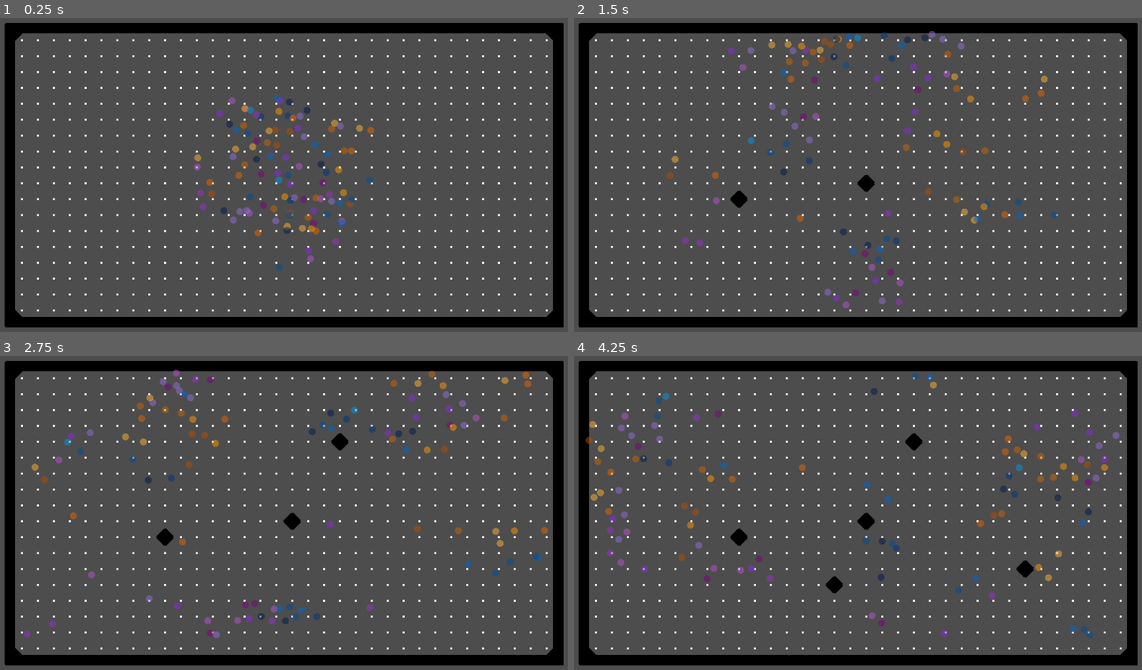
Above: before the commit, frames 1-4 (two rows, left to right).
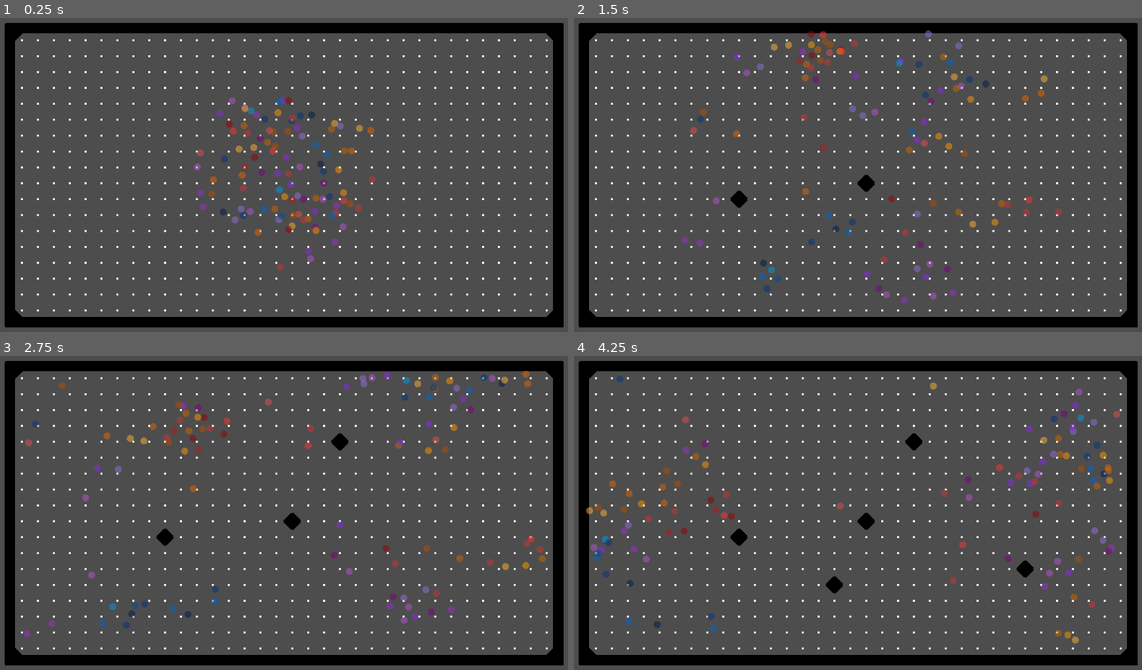
Above: after the commit, the same moments.

Repository: joesobo/EcoSystem
Game: Godot game, scene res://scenes/marching_squares.tscn
Same seed, same stepped clock (60 frames per second), same inputs: the game is played once before the commit and once after it.
Inputs (mouse positions are in pixels of both pictures, inside the frame that each line leads up to):
- Up to frame 1 (0.25 s): no input
- Up to frame 2 (1.5 s): move the mouse to (869, 181) at 0.52 s; click (869, 181) at 0.67 s; move the mouse to (738, 190) at 1.27 s; click (738, 190) at 1.42 s
- Up to frame 3 (2.75 s): move the mouse to (340, 443) at 2.02 s; click (340, 443) at 2.17 s
- Up to frame 4 (4.25 s): move the mouse to (829, 578) at 2.77 s; click (829, 578) at 2.92 s; move the mouse to (1028, 560) at 3.52 s; click (1028, 560) at 3.67 s

The runs differ from the first frame. In frame 1, 1.7% of the frame differs, in the area x 34-67%, y 24-81%; in frame 2, 3.4%; in frame 3, 3.8%; in frame 4, 4.2%, in the area x 2-97%, y 5-92%.

Commit message:
new red fish

Diff:
--- a/scripts/FishManager.gd
+++ b/scripts/FishManager.gd
@@ -30,6 +30,6 @@
 	newFish.global_position = center + Vector2(cos(angle), sin(angle)) * radius
 
 	add_child(newFish)
-	var fish_template = FishDefinition.find_template_by_index(randf() * 3)
+	var fish_template = FishDefinition.find_template_by_index(randf() * FishDefinition.fishList.size())
 	newFish.fish = fish_template
 	newFish.setup()
--- a/scripts/genetics/fishDefinitions.json
+++ b/scripts/genetics/fishDefinitions.json
@@ -1,11 +1,11 @@
 {
 	"fishSpecies": [
 		{
-			"name": "red",
-			"sprite": "/fish/red.png",
+			"name": "orange",
+			"sprite": "/fish/orange.png",
 			"products": [
 				{
-					"type": "red_wax",
+					"type": "orange",
 					"count": 1,
 					"chance": 0.2
 				}
@@ -16,6 +16,24 @@
 				[0.9, 0.4, 0.0, 1.0],
 				[0.8, 0.4, 0.0, 1.0],
 				[0.7, 0.3, 0.0, 1.0]
+			]
+		},
+		{
+			"name": "red",
+			"sprite": "/fish/red.png",
+			"products": [
+				{
+					"type": "red",
+					"count": 1,
+					"chance": 0.2
+				}
+			],
+			"colors": [
+				[1.0, 0.2, 0.2, 1.0],
+        [0.9, 0.3, 0.3, 1.0],
+        [0.8, 0.2, 0.2, 1.0],
+        [0.7, 0.1, 0.1, 1.0],
+        [0.6, 0.0, 0.0, 1.0]
 			]
 		},
 		{
